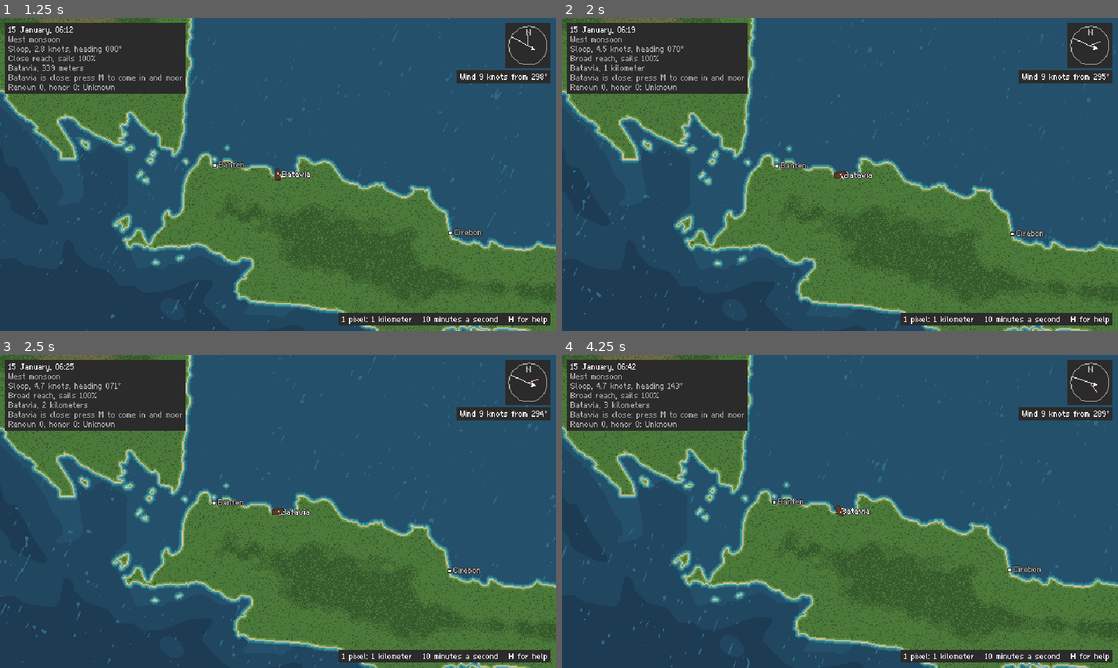
Above: before the commit, frames 1-4 (two rows, left to right).
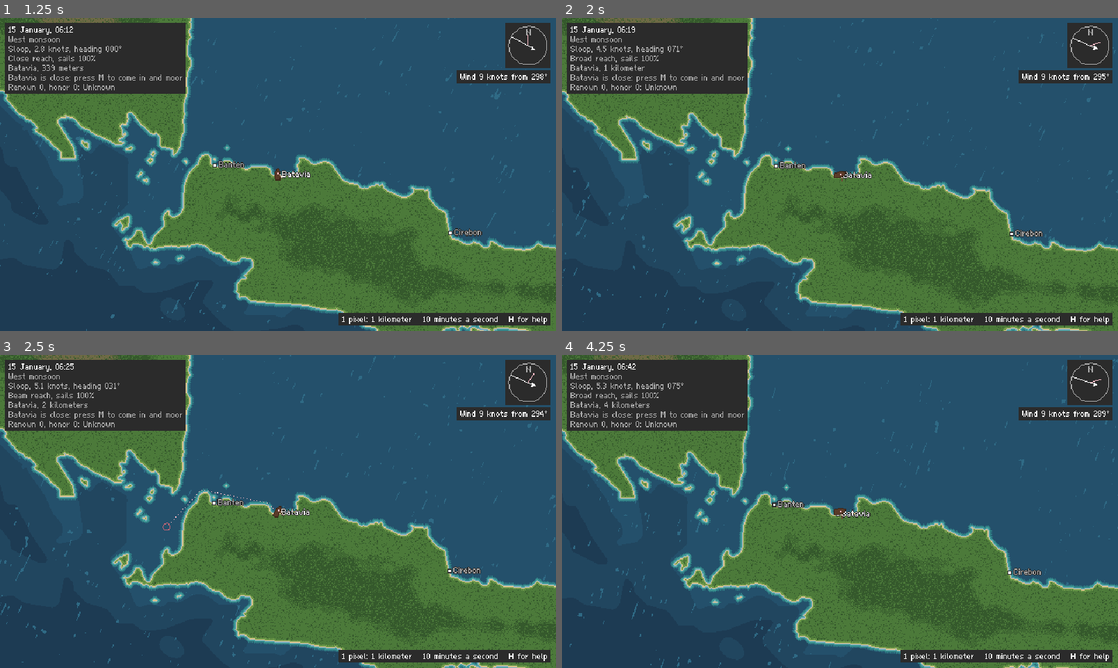
Above: after the commit, the same moments.

Repository: itriumid/felterra-nine-seas
Game: Godot game, scene res://game/main.tscn
Two runs of this game, one before a commit and one after it. Both use one fixed random seed, a clock stepped at 60 frames per second and the inputs below.
Inputs (mouse positions are in pixels of both pictures, inside the frame that each line leads up to):
- Up to frame 1 (1.25 s): click "Set sail" at 0.5 s
- Up to frame 2 (2 s): move the mouse to (962, 158) at 1.27 s; hold Right from 1.28 s (still down); tap G (board) at 1.35 s; click (962, 158) at 1.42 s
- Up to frame 3 (2.5 s): release Right at 2 s; drag from (166, 527) to (250, 574) at 2.02 s
- Up to frame 4 (4.25 s): move the mouse to (895, 442) at 2.77 s; hold Right 2.78-3.5 s; tap Space (fire) at 2.85 s; click (895, 442) at 2.92 s; drag from (812, 574) to (673, 464) at 3.52 s

Frame 1 is identical in both runs. In frame 2, 9.3% of the frame differs, in the area x 0-100%, y 0-100%; in frame 3, 0.3%; in frame 4, 14%.

Commit message:
Let clicks on the sea set a course
The sea is drawn on a control covering the whole screen, and controls stop the mouse by
default. A click on the map only sets a course when no control is under the pointer, so every
click on the sea was ignored. The sea now lets the mouse through.

Diff:
--- a/game/world_view.gd
+++ b/game/world_view.gd
@@ -83,6 +83,9 @@
 	var sea := ColorRect.new()
 	sea.material = _material
 	sea.set_anchors_preset(Control.PRESET_FULL_RECT)
+	# Let the mouse through: a click on the map sets a course only when no control is under the
+	# pointer, and the sea covers the whole screen.
+	sea.mouse_filter = Control.MOUSE_FILTER_IGNORE
 	sea_layer.add_child(sea)
 
 	_interface_layer = CanvasLayer.new()
